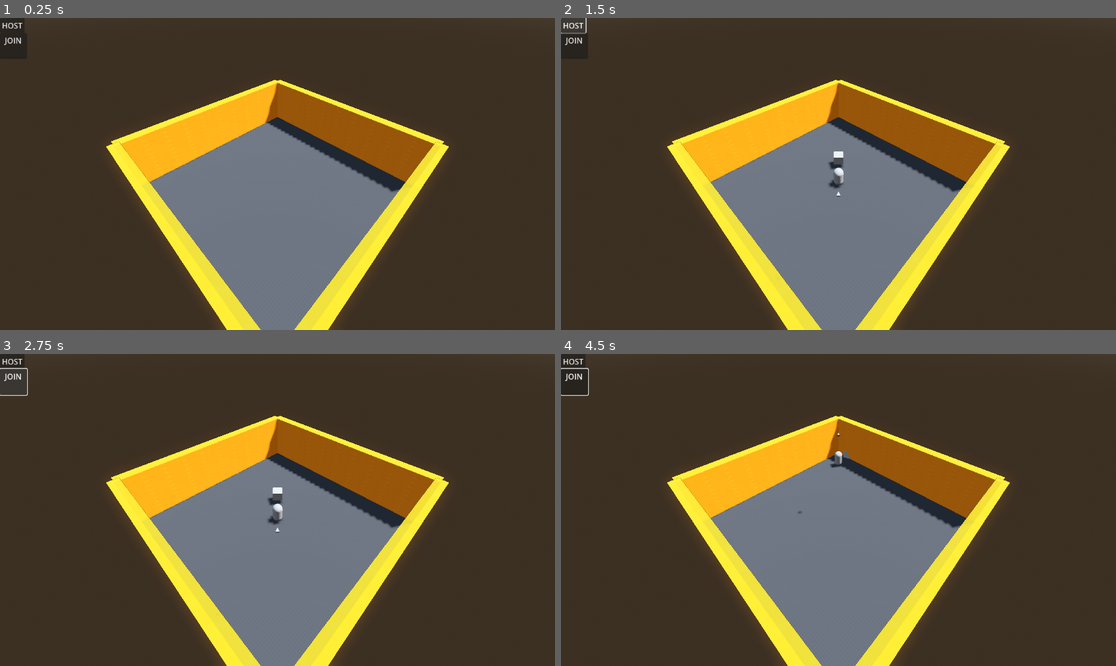
Above: before the commit, frames 1-4 (two rows, left to right).
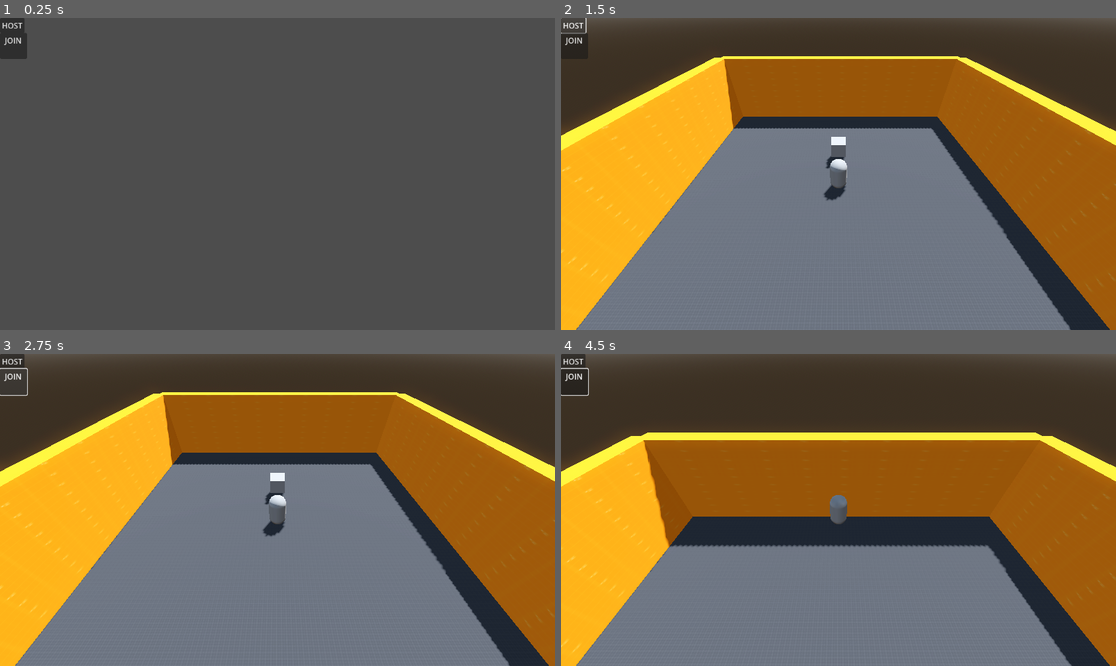
Above: after the commit, the same moments.

Repository: IIcyTundra/Untitiled_GGJ2024
Game: Godot game, scene res://Scenes/test_map.tscn
Same seed, same stepped clock (60 frames per second), same inputs: the game is played once before the commit and once after it.
Inputs (mouse positions are in pixels of both pictures, inside the frame that each line leads up to):
- Up to frame 1 (0.25 s): no input
- Up to frame 2 (1.5 s): tap Enter (ui_accept) at 0.5, 0.77 s; move the mouse to (960, 158) at 0.52 s; hold D (right) 0.53-1.25 s; click (960, 158) at 0.67 s; click "HOST" at 1.25 s
- Up to frame 3 (2.75 s): click "JOIN" at 2 s
- Up to frame 4 (4.5 s): move the mouse to (810, 510) at 2.77 s; hold W (up) from 2.78 s (still down); move the mouse to (849, 503) at 3.52 s; move the mouse to (832, 516) at 4.27 s

The runs differ from the first frame. In frame 1, 99% of the frame differs, in the area x 0-100%, y 0-100%; in frame 2, 64%; in frame 3, 64%; in frame 4, 62%.

Commit message:
Updated camera to using spring arm for getting accurate camera origin and better control in the future.

Diff:
--- /dev/null
+++ b/Scenes/hand.tscn
@@ -0,0 +1,18 @@
+[gd_scene load_steps=4 format=3 uid="uid://dy5u051dbt20e"]
+
+[ext_resource type="Script" path="res://Scripts/Hand.gd" id="1_rwvob"]
+
+[sub_resource type="BoxShape3D" id="BoxShape3D_6xky1"]
+
+[sub_resource type="BoxMesh" id="BoxMesh_054il"]
+
+[node name="Hand" type="CharacterBody3D"]
+script = ExtResource("1_rwvob")
+
+[node name="CollisionShape3D" type="CollisionShape3D" parent="."]
+transform = Transform3D(0.566976, 0, 0, 0, 0.566976, 0, 0, 0, 0.566976, 1.2, 0, 0)
+shape = SubResource("BoxShape3D_6xky1")
+
+[node name="MeshInstance3D" type="MeshInstance3D" parent="."]
+transform = Transform3D(1, 0, 0, 0, 1, 0, 0, 0, 0.272594, 1.2, 0, 0)
+mesh = SubResource("BoxMesh_054il")
--- a/Scenes/player.tscn
+++ b/Scenes/player.tscn
@@ -17,7 +17,7 @@
 [sub_resource type="BoxMesh" id="BoxMesh_ctnbn"]
 
 [node name="Player" type="CharacterBody3D"]
-transform = Transform3D(0.707107, 0, 0.707107, 0, 1, 0, -0.707107, 0, 0.707107, 0, 0, 0)
+transform = Transform3D(1, 0, 0, 0, 1, 0, 0, 0, 1, 0, 0, 0)
 script = ExtResource("1_h5vgk")
 
 [node name="CharacterModel" type="Node3D" parent="."]
@@ -34,6 +34,7 @@
 
 [node name="MeshInstance3D" type="MeshInstance3D" parent="CamPoint"]
 transform = Transform3D(1, 0, 0, 0, 0.97826, 0.207382, 0, -0.207382, 0.97826, 0, 0, 0)
+visible = false
 mesh = SubResource("PrismMesh_uu7j7")
 
 [node name="MultiplayerSynchronizer" type="MultiplayerSynchronizer" parent="."]
@@ -45,3 +46,12 @@
 transform = Transform3D(1, 0, 0, 0, 1, 0, 0, 0, 1, 0, 0, -2.82843)
 mesh = SubResource("BoxMesh_ctnbn")
 skeleton = NodePath("../..")
+
+[node name="CamOrigin" type="Node3D" parent="."]
+
+[node name="SpringArm3D" type="SpringArm3D" parent="CamOrigin"]
+transform = Transform3D(1, 0, 0, 0, 0.750111, 0.661312, 0, -0.661312, 0.750111, 0, 0, 0)
+spring_length = 12.0
+
+[node name="Camera3D" type="Camera3D" parent="CamOrigin/SpringArm3D"]
+transform = Transform3D(1, 0, 0, 0, 1, 0, 0, 0, 1, 0, 0, 9.79547)
--- a/Scenes/test_map.tscn
+++ b/Scenes/test_map.tscn
@@ -1,11 +1,9 @@
-[gd_scene load_steps=18 format=3 uid="uid://6so36btsxqpj"]
+[gd_scene load_steps=15 format=3 uid="uid://6so36btsxqpj"]
 
-[ext_resource type="PackedScene" uid="uid://k7o1fb1ouopy" path="res://Scenes/Player.tscn" id="1_cb72q"]
+[ext_resource type="PackedScene" uid="uid://k7o1fb1ouopy" path="res://Scenes/player.tscn" id="1_cb72q"]
 [ext_resource type="Script" path="res://Scripts/MP_Test.gd" id="1_mi6e2"]
 [ext_resource type="Texture2D" uid="uid://blvy2816o3266" path="res://addons/kenney_prototype_textures/dark/texture_03.png" id="1_ybqyw"]
 [ext_resource type="Texture2D" uid="uid://cy7rr785giyq4" path="res://addons/kenney_prototype_textures/orange/texture_01.png" id="3_rsy5k"]
-[ext_resource type="Script" path="res://Scripts/cam_rig.gd" id="5_1dibl"]
-[ext_resource type="Shader" path="res://Resources/forground_shader.gdshader" id="5_k7sw2"]
 [ext_resource type="Script" path="res://Scenes/CameraControls.gd" id="7_su0an"]
 
 [sub_resource type="ProceduralSkyMaterial" id="ProceduralSkyMaterial_tqv6m"]
@@ -40,13 +38,6 @@
 [sub_resource type="StandardMaterial3D" id="StandardMaterial3D_llkuj"]
 albedo_texture = ExtResource("3_rsy5k")
 uv1_scale = Vector3(10, 10, 10)
-
-[sub_resource type="ShaderMaterial" id="ShaderMaterial_am7o3"]
-shader = ExtResource("5_k7sw2")
-shader_parameter/MULTIPLIER = 0.8
-shader_parameter/SCALE = 0.4
-shader_parameter/SOFTNESS = 0.6
-shader_parameter/BASE_OPACITY = 0.9
 
 [sub_resource type="BoxShape3D" id="BoxShape3D_60m75"]
 size = Vector3(10, 5, 10)
@@ -117,43 +108,6 @@
 _spawnable_scenes = PackedStringArray("res://Scenes/Player.tscn")
 spawn_path = NodePath("../..")
 
-[node name="BaseCam" type="Camera3D" parent="."]
-transform = Transform3D(0.707107, -0.5, 0.5, 0, 0.707107, 0.707107, -0.707107, -0.5, 0.5, 10, 15, 10)
-script = ExtResource("5_1dibl")
-
-[node name="BackgroundPassContainer" type="SubViewportContainer" parent="BaseCam"]
-anchors_preset = 15
-anchor_right = 1.0
-anchor_bottom = 1.0
-grow_horizontal = 2
-grow_vertical = 2
-metadata/_edit_use_anchors_ = true
-
-[node name="BackgroundPass" type="SubViewport" parent="BaseCam/BackgroundPassContainer"]
-transparent_bg = true
-handle_input_locally = false
-render_target_update_mode = 4
-
-[node name="BackgroundCam" type="Camera3D" parent="BaseCam/BackgroundPassContainer/BackgroundPass"]
-cull_mask = 1047553
-
-[node name="ForegroundPassContainer" type="SubViewportContainer" parent="BaseCam"]
-material = SubResource("ShaderMaterial_am7o3")
-anchors_preset = 15
-anchor_right = 1.0
-anchor_bottom = 1.0
-grow_horizontal = 2
-grow_vertical = 2
-metadata/_edit_use_anchors_ = true
-
-[node name="ForegroundPass" type="SubViewport" parent="BaseCam/ForegroundPassContainer"]
-transparent_bg = true
-handle_input_locally = false
-render_target_update_mode = 4
-
-[node name="ForegroundCam" type="Camera3D" parent="BaseCam/ForegroundPassContainer/ForegroundPass"]
-cull_mask = 1047554
-
 [node name="PlayerCoords" type="Node3D" parent="."]
 script = ExtResource("7_su0an")
 
--- /dev/null
+++ b/Scripts/Hand.gd
@@ -0,0 +1,34 @@
+extends CharacterBody3D
+
+const acc = 5.0
+const max_speed = 4.5
+@onready var map = "res://Scenes/test_map.tscn"
+@onready var background_cam = $BaseCam/BackgroundPassContainer/BackgroundPass/BackgroundCam
+@onready var foreground_cam = $BaseCam/ForegroundPassContainer/ForegroundPass/ForegroundCam
+
+# Called when the node enters the scene tree for the first time.
+func _ready():
+	pass # Replace with function body.
+
+# Called every frame. 'delta' is the elapsed time since the previous frame.
+func _process(delta):
+	move_and_slide()
+
+#func _rotat_to(event, m_position):
+	#var spaceState = get_world_3d().direct_space_state
+	##position.angle_to(transform.basis)
+	#var mousePos = event.position
+	#var camera = get_viewport().get_camera_3d()
+	#var rayOrigin = camera.project_ray_origin(mousePos)
+	#var rayEnd = rayOrigin + camera.project_ray_normal(mousePos) * 2000
+	#var query = PhysicsRayQueryParameters3D.create(rayOrigin, rayEnd, 0b0010)
+	#var rayArray = spaceState.intersect_ray(query)
+	#print("--------")
+	##if rayArray.has("position"):
+		##print(rayArray["position"])
+	#if foreground_cam:
+		#print(foreground_cam.position)
+	#print(rayOrigin)
+	#print(m_position)
+	#print(rayEnd)
+	#print(camera.project_ray_normal(mousePos))
--- a/Scripts/Player.gd
+++ b/Scripts/Player.gd
@@ -14,7 +14,7 @@
 var mouse_pos : Vector2
 # Get the gravity from the project settings to be synced with RigidBody nodes.
 var gravity = ProjectSettings.get_setting("physics/3d/default_gravity")
-var camera : Camera3D
+@onready var camera := $CamOrigin/SpringArm3D/Camera3D
 
 func _enter_tree():
 	set_multiplayer_authority(name.to_int())
@@ -22,11 +22,20 @@
 		#print(cam_rig)		#cam_rig.process_mode = Node.PROCESS_MODE_INHERIT
 func _ready():
 	GameManager.set_player(self)
-	camera = GameManager.camera
+	#camera = GameManager.camera
 
 func _input(event: InputEvent) -> void:
 	if event is InputEventMouseButton:
-		Input.set_mouse_mode(Input.MOUSE_MODE_CAPTURED)
+		#Input.set_mouse_mode(Input.MOUSE_MODE_CAPTURED)
+		var mousePos = event.position;
+		var rayOrigin = camera.project_ray_origin(mousePos)
+		var rayNormal = camera.project_ray_normal(mousePos)
+		print("------")
+		print(position)
+		print(rayOrigin)
+		print(rayNormal)
+		var v = position - rayOrigin
+		print(v.normalized())
 	elif event.is_action_pressed("ui_cancel"):
 		Input.set_mouse_mode(Input.MOUSE_MODE_VISIBLE)
 	if Input.get_mouse_mode() == Input.MOUSE_MODE_CAPTURED:
@@ -61,7 +70,7 @@
 		move_and_slide()
 
 
-func _process(delta):
-	if camera != null:
-		mouse_pos = get_viewport().get_mouse_motion()
-		print(mouse_pos)
+#func _process(delta):
+	#if camera != null:
+		#mouse_pos = get_viewport().get_mouse_motion()
+		#print(mouse_pos)
